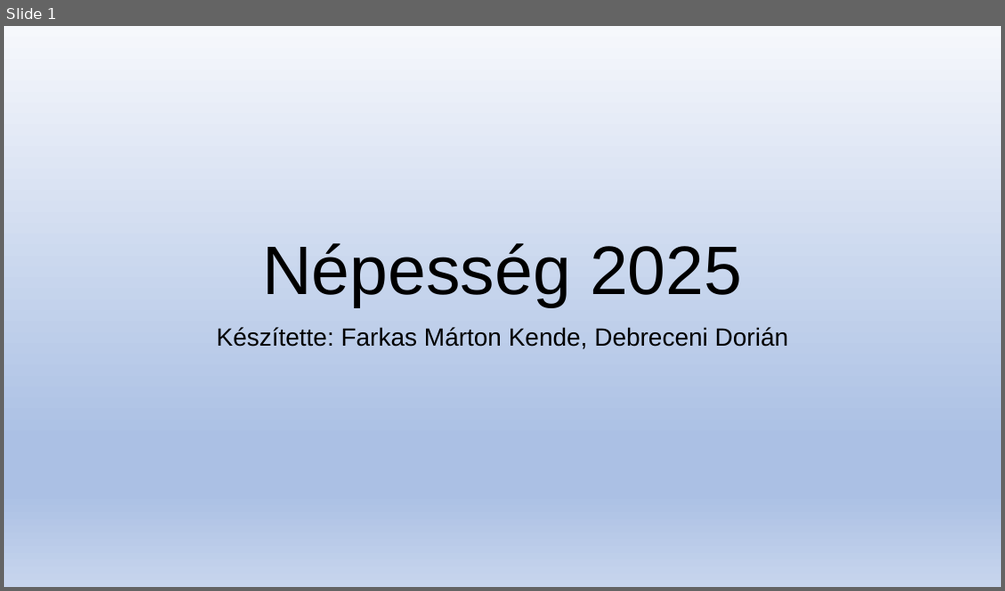
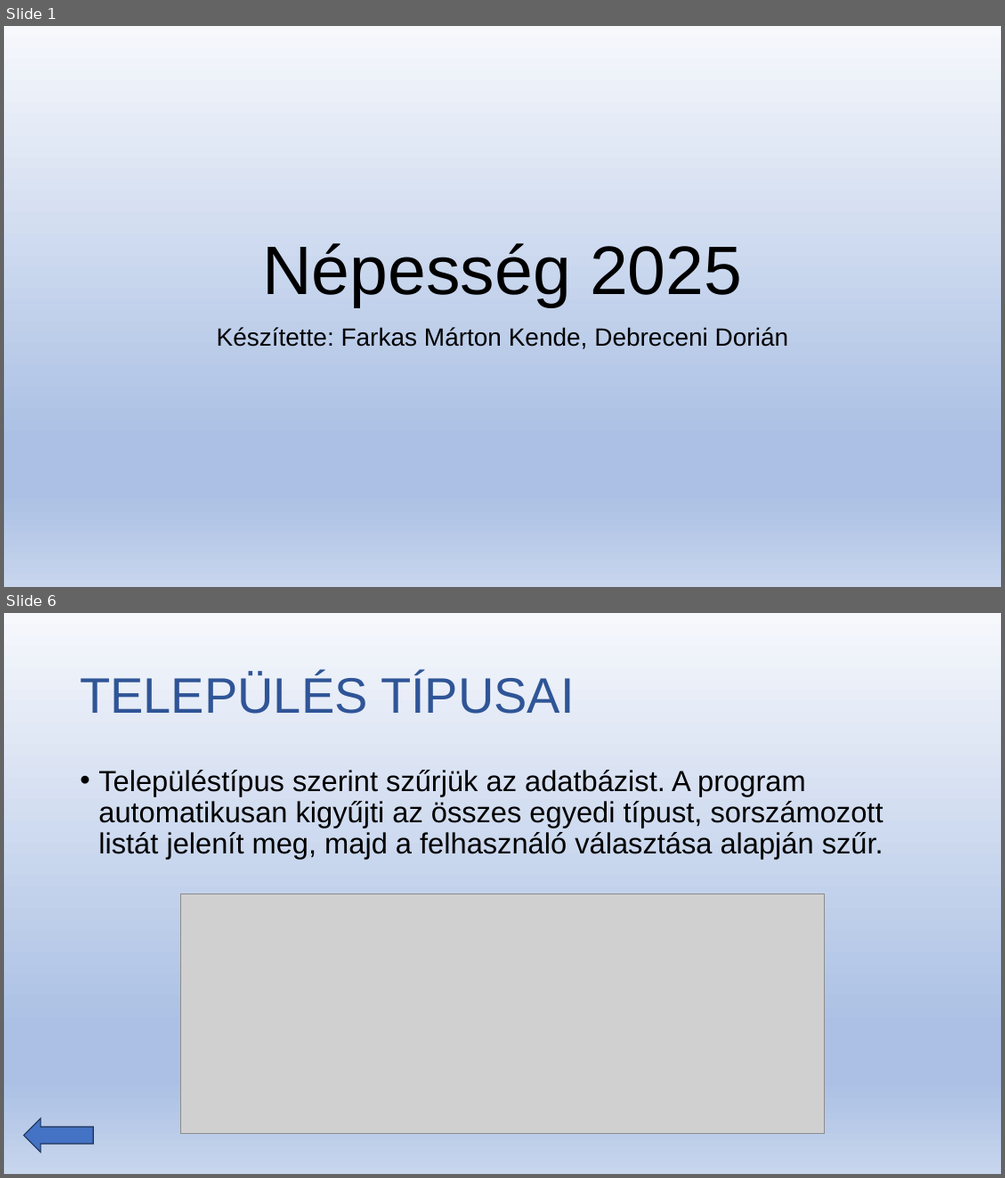
Before and after one commit to Dorian25asd/Lakossag, a slide deck: Népesség 2025.pptx. Shown one above the other, each under a label of ours: slide 1 before the commit, slides 1 and 6 after it; the slides between them are not shown. The pictures are 1005x591 and 1005x1178 pixels, drawn with LibreOffice and Linux fonts; fonts in the diff are those of the drawing; grey boxes stand for pictures. Boxes give left, top, right and bottom in pixels: in the first picture for what was removed or moved away, otherwise in the second. Text is boxed around its words. In the diff, an @@ line names an element or a change of style, - is before the commit and + after.

```diff
--- a/Népesség 2025.pptx
+++ b/Népesség 2025.pptx
@@ slide 6 added at <box>4,613,1001,1174</box>, background gradient #F6F8FC to #ABC0E4 to #C7D5ED @@
@@ title added at <box>80,674,574,714</box>, 48 pt, text #2F5597 @@
+TELEPÜLÉS TÍPUSAI
@@ text added at <box>98,770,883,859</box>, 28 pt, text #000000 @@
+• Településtípus szerint szűrjük az adatbázist. A program automatikusan kigyűjti az összes egyedi típust, sorszámozott listát jelenít meg, majd a felhasználó választása alapján szűr.
@@ picture added at <box>180,893,825,1133</box> @@
@@ left arrow added at <box>24,1119,93,1152</box>, fill #4472C4, outline #1E3256 1 pt @@
```
Also in this commit, not shown: 1 slide changed, 5 other slides added, 2 slides removed, 1 other file.
